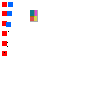
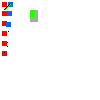
Comparing the layer stacks of the two w=100, h=100 images. Changes:
hid "Split" over [30, 10, 37, 21]
painted on "Terrain Images" over [4, 4, 11, 10]
